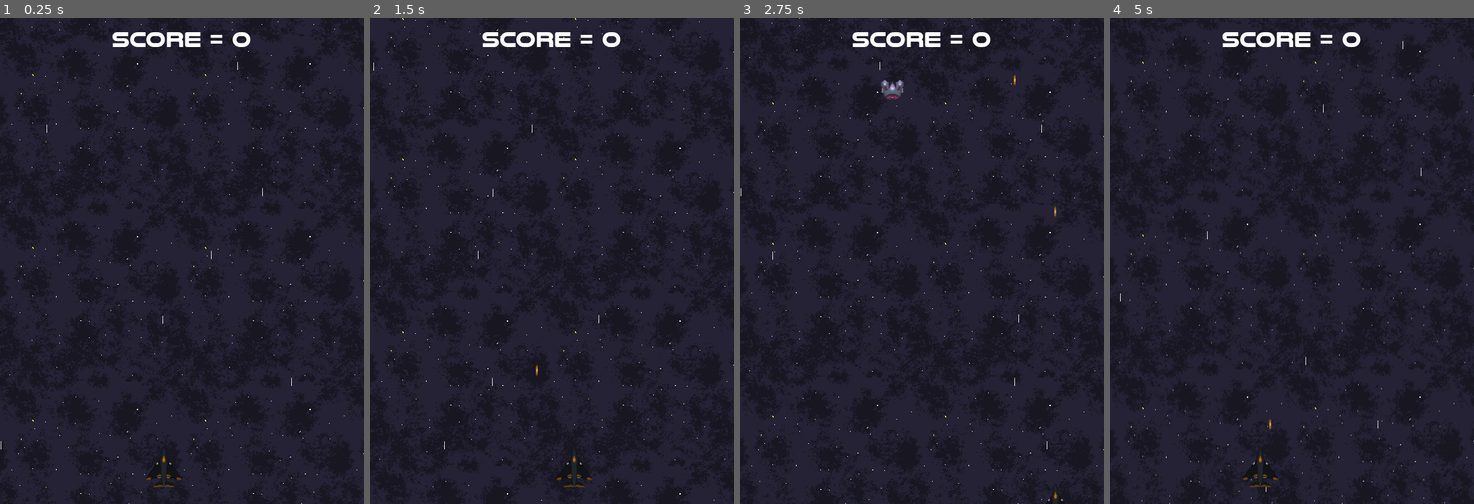
Above: before the commit, frames 1-4 (left to right).
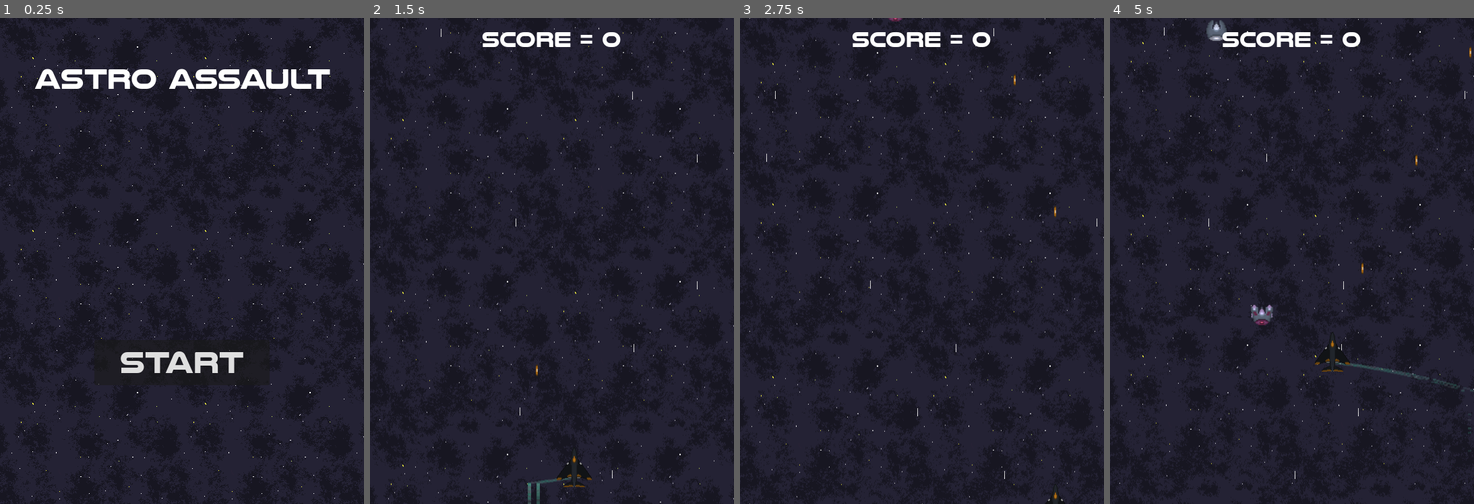
Above: after the commit, the same moments.

Repository: TarnishedAccess/Astro-Assault
Game: Godot game, scene res://Scenes/main_menu.tscn
Two runs of this game, one before a commit and one after it. Both use one fixed random seed, a clock stepped at 60 frames per second and the inputs below. Before the commit the project starts from res://Scenes/game.tscn. Sound files missing from this copy of the repository are replaced by a short silence.
Inputs (mouse positions are in pixels of both pictures, inside the frame that each line leads up to):
- Up to frame 1 (0.25 s): no input
- Up to frame 2 (1.5 s): click (552, 363) at 0.5 s, where only the run after the commit has a clickable "START"; hold D (Move_right) from 1.28 s (still down); hold Space (Shoot) from 1.28 s (still down)
- Up to frame 3 (2.75 s): release D (Move_right) at 2.03 s; release Space (Shoot) at 2.03 s; hold S (Move_down) from 2.03 s (still down); tap Space (Shoot) at 2.1 s
- Up to frame 4 (5 s): release S (Move_down) at 2.78 s; hold D (Move_right) 2.78-3.53 s; hold Space (Shoot) 2.78-3.53 s; hold W (Move_up) 3.53-4.28 s; tap Space (Shoot) at 3.6 s; hold A (Move_left) from 4.28 s (still down); hold Space (Shoot) from 4.28 s (still down); tap R (Reset) at 4.9 s

The runs differ from the first frame. In frame 1, 3.7% of the frame differs, in the area x 0-100%, y 0-100%; in frame 2, 0.5%; in frame 3, 0.5%; in frame 4, 1.3%.

Commit message:
Additions and refactors
-Added main menu
-Added game & menu music
-Added player plane trail
-Refactored how the restart button works

Diff:
--- a/Scenes/drone.tscn
+++ b/Scenes/drone.tscn
@@ -1,8 +1,8 @@
 [gd_scene load_steps=5 format=3 uid="uid://do37nfh3e8u1t"]
 
-[ext_resource type="Texture2D" uid="uid://cs5lcq3hjq3t4" path="res://Game Sprites/Drones/White/DroneW.png" id="1_0ssmx"]
 [ext_resource type="Script" path="res://Scripts/drone.gd" id="1_hgsxr"]
-[ext_resource type="AudioStream" uid="uid://c3rqcydukrhf6" path="res://Game Sprites/SFX/DroneHit.wav" id="3_47pny"]
+[ext_resource type="AudioStream" uid="uid://c3rqcydukrhf6" path="res://Game Resources/SFX/DroneHit.wav" id="2_xdsjv"]
+[ext_resource type="Texture2D" uid="uid://cs5lcq3hjq3t4" path="res://Game Resources/Drones/White/DroneW.png" id="3_c71xh"]
 
 [sub_resource type="CircleShape2D" id="CircleShape2D_j6iak"]
 radius = 17.0294
@@ -16,11 +16,11 @@
 [node name="SFX" type="Node2D" parent="."]
 
 [node name="DroneHit" type="AudioStreamPlayer2D" parent="SFX"]
-stream = ExtResource("3_47pny")
+stream = ExtResource("2_xdsjv")
 
 [node name="Sprite2D" type="Sprite2D" parent="."]
 scale = Vector2(1.5, 1.5)
-texture = ExtResource("1_0ssmx")
+texture = ExtResource("3_c71xh")
 
 [node name="CollisionShape2D" type="CollisionShape2D" parent="."]
 shape = SubResource("CircleShape2D_j6iak")
--- a/Scenes/drone_purple.tscn
+++ b/Scenes/drone_purple.tscn
@@ -1,13 +1,13 @@
 [gd_scene load_steps=3 format=3 uid="uid://cgoxu3k7162bf"]
 
 [ext_resource type="PackedScene" uid="uid://do37nfh3e8u1t" path="res://Scenes/drone.tscn" id="1_jrcue"]
-[ext_resource type="Texture2D" uid="uid://bhakrrc6lpp5t" path="res://Game Sprites/Drones/Purple/DroneP.png" id="2_1w1tr"]
+[ext_resource type="Texture2D" uid="uid://bhakrrc6lpp5t" path="res://Game Resources/Drones/Purple/DroneP.png" id="2_ddfkq"]
 
 [node name="Drone_Purple" instance=ExtResource("1_jrcue")]
 hp = 1
 speed = 200
 score_value = 150
 
-[node name="Sprite2D" parent="." index="0"]
+[node name="Sprite2D" parent="." index="1"]
 scale = Vector2(1.4, 1.4)
-texture = ExtResource("2_1w1tr")
+texture = ExtResource("2_ddfkq")
--- a/Scenes/game.tscn
+++ b/Scenes/game.tscn
@@ -1,16 +1,17 @@
-[gd_scene load_steps=13 format=3 uid="uid://dqgbt1vrptgxo"]
+[gd_scene load_steps=14 format=3 uid="uid://dqgbt1vrptgxo"]
 
 [ext_resource type="Script" path="res://Scripts/game.gd" id="1_wrl5f"]
 [ext_resource type="PackedScene" uid="uid://b0ed3eog3yewq" path="res://Scenes/player.tscn" id="2_grxt0"]
 [ext_resource type="PackedScene" uid="uid://do37nfh3e8u1t" path="res://Scenes/drone.tscn" id="3_rcs2g"]
 [ext_resource type="PackedScene" uid="uid://cgoxu3k7162bf" path="res://Scenes/drone_purple.tscn" id="4_3ejpl"]
-[ext_resource type="AudioStream" uid="uid://b03c2ics56ifa" path="res://Game Sprites/SFX/DroneDie.wav" id="4_h5xk1"]
 [ext_resource type="PackedScene" uid="uid://d0wd5j2muhpcy" path="res://Scenes/hud.tscn" id="4_oq2sk"]
+[ext_resource type="AudioStream" uid="uid://b2ubj4ge7g7he" path="res://Game Resources/SFX/PlayerDie.wav" id="4_yw6gb"]
+[ext_resource type="AudioStream" uid="uid://bfsy6525rnk5m" path="res://Game Resources/SFX/PlayerLaser.wav" id="5_0jjvq"]
 [ext_resource type="PackedScene" uid="uid://bddnh2qx4snh5" path="res://Scenes/game_over.tscn" id="5_ygxs5"]
-[ext_resource type="Texture2D" uid="uid://djvm31rx3wjli" path="res://Game Sprites/Enviroment/Space, I guess.png" id="6_eqfxe"]
-[ext_resource type="AudioStream" uid="uid://b2ubj4ge7g7he" path="res://Game Sprites/SFX/PlayerDie.wav" id="6_pnqsp"]
-[ext_resource type="Texture2D" uid="uid://63poegdfjrr8" path="res://Game Sprites/Enviroment/StarMoving.png" id="7_cqyv8"]
-[ext_resource type="AudioStream" uid="uid://bfsy6525rnk5m" path="res://Game Sprites/SFX/PlayerLaser.wav" id="7_pa2lm"]
+[ext_resource type="AudioStream" uid="uid://b03c2ics56ifa" path="res://Game Resources/SFX/DroneDie.wav" id="6_a5d4u"]
+[ext_resource type="Texture2D" uid="uid://djvm31rx3wjli" path="res://Game Resources/Enviroment/Space, I guess.png" id="9_sev0h"]
+[ext_resource type="Texture2D" uid="uid://63poegdfjrr8" path="res://Game Resources/Enviroment/StarMoving.png" id="10_ladsx"]
+[ext_resource type="AudioStream" uid="uid://cx0nmqo6ms01h" path="res://Game Resources/Music/Portal.mp3" id="12_kuyu4"]
 
 [sub_resource type="ParticleProcessMaterial" id="ParticleProcessMaterial_3qguf"]
 emission_shape = 3
@@ -31,13 +32,13 @@
 [node name="SFX" type="Node2D" parent="."]
 
 [node name="PlayerDie" type="AudioStreamPlayer2D" parent="SFX"]
-stream = ExtResource("6_pnqsp")
+stream = ExtResource("4_yw6gb")
 
 [node name="PlayerLaser" type="AudioStreamPlayer2D" parent="SFX"]
-stream = ExtResource("7_pa2lm")
+stream = ExtResource("5_0jjvq")
 
 [node name="DroneDie" type="AudioStreamPlayer2D" parent="SFX"]
-stream = ExtResource("4_h5xk1")
+stream = ExtResource("6_a5d4u")
 
 [node name="UI" type="CanvasLayer" parent="."]
 
@@ -53,7 +54,7 @@
 
 [node name="Background_Space" type="Sprite2D" parent="ParallaxBackground/ParallaxLayer"]
 texture_repeat = 2
-texture = ExtResource("6_eqfxe")
+texture = ExtResource("9_sev0h")
 centered = false
 region_enabled = true
 region_rect = Rect2(0, 0, 540, 720)
@@ -62,7 +63,7 @@
 position = Vector2(270, -48)
 amount = 12
 process_material = SubResource("ParticleProcessMaterial_3qguf")
-texture = ExtResource("7_cqyv8")
+texture = ExtResource("10_ladsx")
 lifetime = 1.5
 preprocess = 5.0
 
@@ -80,4 +81,8 @@
 wait_time = 2.0
 autostart = true
 
+[node name="Game_music" type="AudioStreamPlayer2D" parent="."]
+stream = ExtResource("12_kuyu4")
+
+[connection signal="restart" from="UI/GameOver" to="." method="_on_game_over_restart"]
 [connection signal="timeout" from="EnemySpawnTimer" to="." method="_on_enemy_spawn_timer_timeout"]
--- a/Scenes/game_over.tscn
+++ b/Scenes/game_over.tscn
@@ -1,7 +1,7 @@
 [gd_scene load_steps=7 format=3 uid="uid://bddnh2qx4snh5"]
 
 [ext_resource type="Script" path="res://Scripts/game_over.gd" id="1_bina8"]
-[ext_resource type="FontFile" uid="uid://cwvkpo5nqlosk" path="res://Game Sprites/nulshock bd.ttf" id="1_dfyxd"]
+[ext_resource type="FontFile" uid="uid://cwvkpo5nqlosk" path="res://Game Resources/nulshock bd.ttf" id="2_j53x2"]
 
 [sub_resource type="StyleBoxFlat" id="StyleBoxFlat_5ljbb"]
 bg_color = Color(0.44, 0.377667, 0.066, 1)
@@ -16,19 +16,19 @@
 corner_radius_bottom_left = 35
 
 [sub_resource type="LabelSettings" id="LabelSettings_wligr"]
-font = ExtResource("1_dfyxd")
+font = ExtResource("2_j53x2")
 font_size = 35
 outline_size = 5
 outline_color = Color(0, 0, 0, 1)
 
 [sub_resource type="LabelSettings" id="LabelSettings_n413o"]
-font = ExtResource("1_dfyxd")
+font = ExtResource("2_j53x2")
 font_size = 32
 outline_size = 5
 outline_color = Color(0, 0, 0, 1)
 
 [sub_resource type="LabelSettings" id="LabelSettings_qpsjr"]
-font = ExtResource("1_dfyxd")
+font = ExtResource("2_j53x2")
 font_size = 32
 outline_size = 5
 outline_color = Color(0, 0, 0, 1)
@@ -126,7 +126,7 @@
 offset_bottom = 119.0
 grow_horizontal = 2
 grow_vertical = 2
-theme_override_fonts/font = ExtResource("1_dfyxd")
+theme_override_fonts/font = ExtResource("2_j53x2")
 theme_override_font_sizes/font_size = 30
 text = "PLAY AGAIN"
 
--- a/Scenes/hud.tscn
+++ b/Scenes/hud.tscn
@@ -1,10 +1,10 @@
 [gd_scene load_steps=4 format=3 uid="uid://d0wd5j2muhpcy"]
 
-[ext_resource type="FontFile" uid="uid://cwvkpo5nqlosk" path="res://Game Sprites/nulshock bd.ttf" id="1_gcavi"]
 [ext_resource type="Script" path="res://Scripts/hud.gd" id="1_qqyfi"]
+[ext_resource type="FontFile" uid="uid://cwvkpo5nqlosk" path="res://Game Resources/nulshock bd.ttf" id="2_a6725"]
 
 [sub_resource type="LabelSettings" id="LabelSettings_8kq1c"]
-font = ExtResource("1_gcavi")
+font = ExtResource("2_a6725")
 font_size = 32
 
 [node name="HUD" type="Control"]
--- a/Scenes/laser.tscn
+++ b/Scenes/laser.tscn
@@ -1,7 +1,7 @@
 [gd_scene load_steps=4 format=3 uid="uid://bgbk4l1xjhq0f"]
 
 [ext_resource type="Script" path="res://Scripts/laser.gd" id="1_4p1u4"]
-[ext_resource type="Texture2D" uid="uid://6s7wn3kpd24f" path="res://Game Sprites/Player/PlayerLaser.png" id="1_ew8te"]
+[ext_resource type="Texture2D" uid="uid://6s7wn3kpd24f" path="res://Game Resources/Player/PlayerLaser.png" id="2_pqqy6"]
 
 [sub_resource type="CapsuleShape2D" id="CapsuleShape2D_x1l2x"]
 radius = 2.0
@@ -13,7 +13,7 @@
 script = ExtResource("1_4p1u4")
 
 [node name="Sprite2D" type="Sprite2D" parent="."]
-texture = ExtResource("1_ew8te")
+texture = ExtResource("2_pqqy6")
 
 [node name="CollisionShape2D" type="CollisionShape2D" parent="."]
 shape = SubResource("CapsuleShape2D_x1l2x")
--- /dev/null
+++ b/Scenes/main_menu.tscn
@@ -0,0 +1,81 @@
+[gd_scene load_steps=9 format=3 uid="uid://8qwwlqg08mcd"]
+
+[ext_resource type="Script" path="res://Scripts/main_menu.gd" id="1_h8e2j"]
+[ext_resource type="PackedScene" uid="uid://do37nfh3e8u1t" path="res://Scenes/drone.tscn" id="2_v0bwk"]
+[ext_resource type="PackedScene" uid="uid://cgoxu3k7162bf" path="res://Scenes/drone_purple.tscn" id="3_36042"]
+[ext_resource type="FontFile" uid="uid://cwvkpo5nqlosk" path="res://Game Resources/nulshock bd.ttf" id="4_gl08t"]
+[ext_resource type="Texture2D" uid="uid://djvm31rx3wjli" path="res://Game Resources/Enviroment/Space, I guess.png" id="5_48dk0"]
+[ext_resource type="AudioStream" uid="uid://86avj1siecty" path="res://Game Resources/Music/Mystery.mp3" id="6_6acbs"]
+
+[sub_resource type="LabelSettings" id="LabelSettings_rj8l2"]
+font = ExtResource("4_gl08t")
+font_size = 42
+
+[sub_resource type="Theme" id="Theme_xprtm"]
+default_font = ExtResource("4_gl08t")
+default_font_size = 45
+
+[node name="Main Menu" type="Node2D"]
+script = ExtResource("1_h8e2j")
+enemy_scenes = Array[PackedScene]([ExtResource("2_v0bwk"), ExtResource("3_36042")])
+
+[node name="CanvasLayer" type="CanvasLayer" parent="."]
+
+[node name="Control" type="Control" parent="CanvasLayer"]
+layout_mode = 3
+anchors_preset = 15
+anchor_right = 1.0
+anchor_bottom = 1.0
+grow_horizontal = 2
+grow_vertical = 2
+
+[node name="Title" type="Label" parent="CanvasLayer/Control"]
+layout_mode = 1
+anchors_preset = 5
+anchor_left = 0.5
+anchor_right = 0.5
+offset_left = -219.0
+offset_top = 64.0
+offset_right = 219.0
+offset_bottom = 118.0
+grow_horizontal = 2
+text = "Astro Assault"
+label_settings = SubResource("LabelSettings_rj8l2")
+horizontal_alignment = 1
+vertical_alignment = 1
+
+[node name="Button" type="Button" parent="CanvasLayer/Control"]
+layout_mode = 1
+anchors_preset = 5
+anchor_left = 0.5
+anchor_right = 0.5
+offset_left = -130.0
+offset_top = 477.0
+offset_right = 130.0
+offset_bottom = 544.0
+grow_horizontal = 2
+theme = SubResource("Theme_xprtm")
+text = "START"
+
+[node name="ParallaxBackground" type="ParallaxBackground" parent="."]
+
+[node name="ParallaxLayer" type="ParallaxLayer" parent="ParallaxBackground"]
+motion_mirroring = Vector2(0, 720)
+
+[node name="Background_Space" type="Sprite2D" parent="ParallaxBackground/ParallaxLayer"]
+texture_repeat = 2
+texture = ExtResource("5_48dk0")
+centered = false
+region_enabled = true
+region_rect = Rect2(0, 0, 540, 720)
+
+[node name="EnemySpawnTimer" type="Timer" parent="."]
+autostart = true
+
+[node name="EnemyContainer" type="Node2D" parent="."]
+
+[node name="MenuMusic" type="AudioStreamPlayer2D" parent="."]
+stream = ExtResource("6_6acbs")
+
+[connection signal="pressed" from="CanvasLayer/Control/Button" to="." method="_on_button_pressed"]
+[connection signal="timeout" from="EnemySpawnTimer" to="." method="_on_enemy_spawn_timer_timeout"]
--- a/Scenes/player.tscn
+++ b/Scenes/player.tscn
@@ -1,17 +1,54 @@
-[gd_scene load_steps=3 format=3 uid="uid://b0ed3eog3yewq"]
+[gd_scene load_steps=5 format=3 uid="uid://b0ed3eog3yewq"]
 
 [ext_resource type="Script" path="res://Scripts/player.gd" id="1_lwvpv"]
-[ext_resource type="Texture2D" uid="uid://002w673cqo7k" path="res://Game Sprites/Player/PlayerIdle.png" id="1_rg4vq"]
+[ext_resource type="Texture2D" uid="uid://002w673cqo7k" path="res://Game Resources/Player/PlayerIdle.png" id="2_gp15h"]
+[ext_resource type="Texture2D" uid="uid://bli5ply766vny" path="res://Game Resources/Player/PlayerTrail.png" id="3_tecti"]
+
+[sub_resource type="ParticleProcessMaterial" id="ParticleProcessMaterial_3suyu"]
+lifetime_randomness = 0.6
+particle_flag_disable_z = true
+direction = Vector3(0, 1, 0)
+spread = 0.0
+gravity = Vector3(0, 90, 0)
+initial_velocity_min = 30.0
+initial_velocity_max = 30.0
+orbit_velocity_min = 0.0
+orbit_velocity_max = 0.0
+color = Color(0.815686, 0.815686, 0.815686, 0.101961)
+hue_variation_min = -0.1
 
 [node name="Player" type="CharacterBody2D" groups=["Player"]]
 collision_mask = 10
 motion_mode = 1
 script = ExtResource("1_lwvpv")
 
+[node name="GPUParticles2D" type="GPUParticles2D" parent="."]
+position = Vector2(-6, 15)
+amount = 120
+process_material = SubResource("ParticleProcessMaterial_3suyu")
+texture = ExtResource("3_tecti")
+preprocess = 1.0
+fixed_fps = 60
+trail_lifetime = 0.01
+trail_sections = 2
+trail_section_subdivisions = 2
+
+[node name="GPUParticles2D2" type="GPUParticles2D" parent="."]
+position = Vector2(7, 15)
+amount = 120
+process_material = SubResource("ParticleProcessMaterial_3suyu")
+texture = ExtResource("3_tecti")
+preprocess = 1.0
+fixed_fps = 60
+trail_lifetime = 0.01
+trail_sections = 2
+trail_section_subdivisions = 2
+
 [node name="Sprite2D" type="Sprite2D" parent="."]
-texture = ExtResource("1_rg4vq")
+texture = ExtResource("2_gp15h")
 
 [node name="CollisionPolygon2D" type="CollisionPolygon2D" parent="."]
+position = Vector2(0, 1)
 polygon = PackedVector2Array(-26, 19, -26, 14, -25, 14, -25, 13, -12, -5, -8, -8, -8, -10, -5, -13, -5, -18, -4, -18, - …(317 unchanged characters)…
 
 [node name="GunMuzzle" type="Marker2D" parent="."]
--- a/Scripts/game.gd
+++ b/Scripts/game.gd
@@ -9,6 +9,7 @@
 @onready var hud = $UI/HUD
 @onready var gameover = $UI/GameOver
 @onready var paraback = $ParallaxBackground
+@onready var game_music = $Game_music
 
 @onready var playerdie_sound = $SFX/PlayerDie
 @onready var playerlaser_sound = $SFX/PlayerLaser
@@ -21,7 +22,6 @@
 		hud.score = score
 
 var highscore
-
 var scroll_speed = 100
 
 # Called when the node enters the scene tree for the first time.
@@ -38,6 +38,7 @@
 	player.global_position = player_spawn.global_position
 	player.laser_shot.connect(_on_player_laser_shot)
 	player.died.connect(_on_player_died)
+	game_music.play(GlobalVars.music_progress)
 
 func save_state():
 	var save = FileAccess.open("user://save.data", FileAccess.WRITE)
@@ -48,8 +49,6 @@
 func _process(delta):
 	if Input.is_action_just_pressed("Quit"):
 		get_tree().quit()
-	elif Input.is_action_just_pressed("Reset"):
-		get_tree().reload_current_scene()
 
 	spawn_timer.wait_time -= delta * 0.01
 	spawn_timer.wait_time = clamp(spawn_timer.wait_time, 0.5, 2)
@@ -74,7 +73,6 @@
 	dronedie_sound.play()
 	score += score_value
 
-
 func _on_player_died():
 	playerdie_sound.play()
 	gameover.set_score(score)
@@ -84,3 +82,8 @@
 	save_state()
 	await get_tree().create_timer(1).timeout
 	gameover.visible = true
+
+func _on_game_over_restart():
+	GlobalVars.music_progress = game_music.get_playback_position() + 0.02
+	#Adding 0.02s to make up for the very small time it takes to transition. I feel like this makes the music smoother.
+	get_tree().reload_current_scene()
--- a/Scripts/game_over.gd
+++ b/Scripts/game_over.gd
@@ -1,7 +1,8 @@
 extends Control
+signal restart
 
 func _on_restart_button_pressed():
-	get_tree().reload_current_scene()
+	restart.emit()
 
 func set_score(value):
 	$Panel/ScoreText.text = "Score: " + str(value)
--- /dev/null
+++ b/Scripts/global_vars.gd
@@ -0,0 +1,3 @@
+extends Node
+
+var music_progress = 0.0
--- /dev/null
+++ b/Scripts/main_menu.gd
@@ -0,0 +1,22 @@
+extends Node2D
+
+@export var enemy_scenes: Array[PackedScene] = []
+@onready var spawn_timer = $EnemySpawnTimer
+@onready var enemy_container = $EnemyContainer
+@onready var game = preload("res://Scenes/game.tscn")
+@onready var menu_music = $MenuMusic
+
+func _ready():
+	menu_music.play(0.5)
+
+func _process(delta):
+	if Input.is_action_just_pressed("Quit"):
+		get_tree().quit()
+
+func _on_enemy_spawn_timer_timeout():
+	var new_enemy = enemy_scenes.pick_random().instantiate()
+	new_enemy.global_position = Vector2(randf_range(50, 490), -40)
+	enemy_container.add_child(new_enemy)
+
+func _on_button_pressed():
+	get_tree().change_scene_to_packed(game)
--- a/project.godot
+++ b/project.godot
@@ -11,9 +11,13 @@
 [application]
 
 config/name="Astro Assault"
-run/main_scene="res://Scenes/game.tscn"
+run/main_scene="res://Scenes/main_menu.tscn"
 config/features=PackedStringArray("4.1", "Forward Plus")
 config/icon="res://icon.svg"
+
+[autoload]
+
+GlobalVars="*res://Scripts/global_vars.gd"
 
 [display]
 
Renamed: Game Sprites/Drones/Blue/DroneB.png -> Game Resources/Drones/Blue/DroneB.png
Not shown, added: Game Resources/Drones/Blue/DroneB.png.import
Renamed: Game Sprites/Drones/Blue/MissileCluster.png -> Game Resources/Drones/Blue/MissileCluster.png
Not shown, added: Game Resources/Drones/Blue/MissileCluster.png.import
Renamed: Game Sprites/Drones/Blue/MissileClusterite.png -> Game Resources/Drones/Blue/MissileClusterite.png
Not shown, added: Game Resources/Drones/Blue/MissileClusterite.png.import
Renamed: Game Sprites/Drones/Blue/MissileRocket.png -> Game Resources/Drones/Blue/MissileRocket.png
Not shown, added: Game Resources/Drones/Blue/MissileRocket.png.import
Renamed: Game Sprites/Drones/Blue/MissileTorpedo.png -> Game Resources/Drones/Blue/MissileTorpedo.png
Not shown, added: Game Resources/Drones/Blue/MissileTorpedo.png.import
Renamed: Game Sprites/Drones/Green/BulletGreen.png -> Game Resources/Drones/Green/BulletGreen.png
Not shown, added: Game Resources/Drones/Green/BulletGreen.png.import
(and 95 more such lines)
